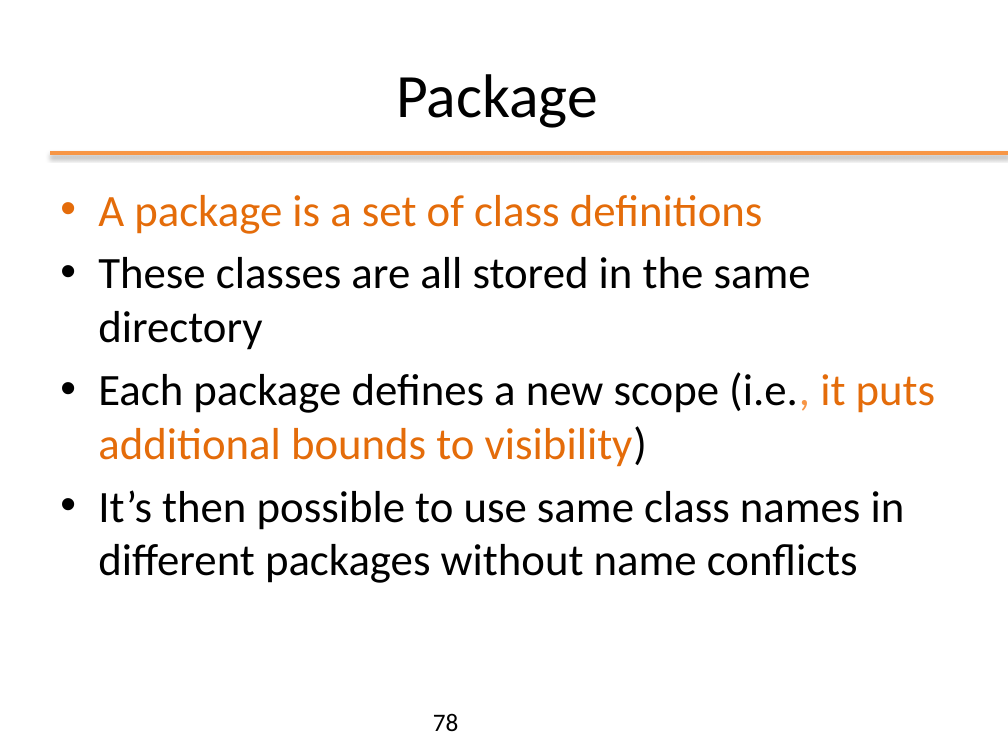
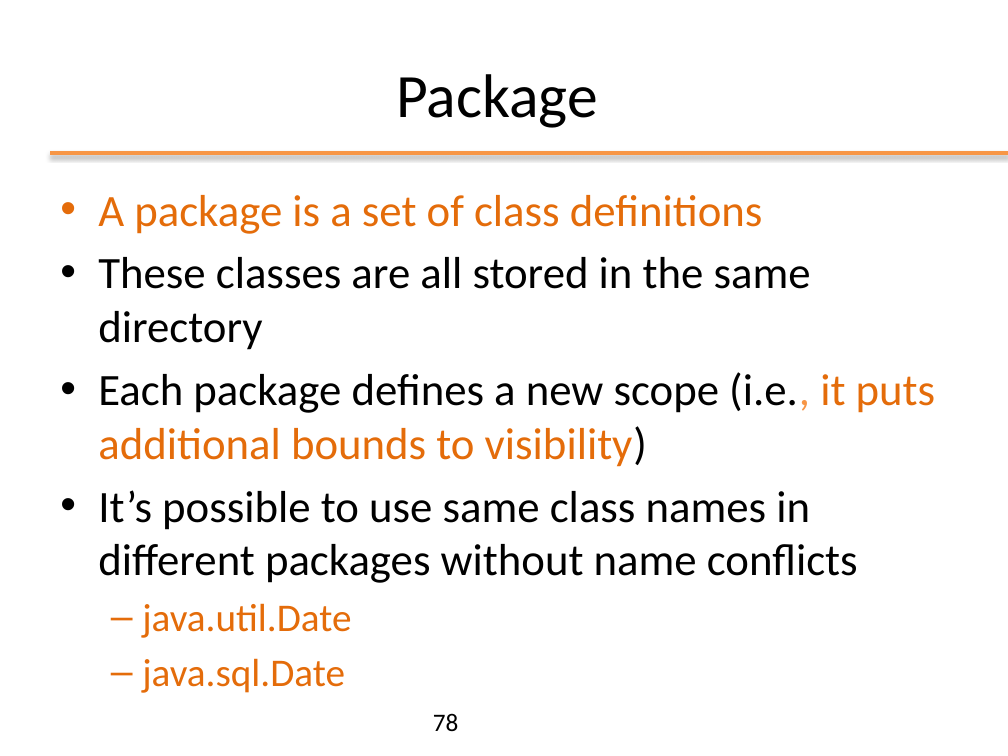
Before and after one commit to Andrea99-beep/ooprogramming, a slide deck: slide 78 of slides/ppt/02_OOP_Basics.pptx. Drawn at 1008x756 pixels with LibreOffice and Linux fonts; fonts in the diff are those of the drawing; background and template pictures are left out. Boxes give left, top, right and bottom in pixels: in the first picture for what was removed or moved away, otherwise in the second. Text is boxed around its words. In the diff, an @@ line names an element or a change of style, - is before the commit and + after.

```diff
--- a/slides/ppt/02_OOP_Basics.pptx
+++ b/slides/ppt/02_OOP_Basics.pptx
@@ text at bbox=[98, 490, 858, 693]: text changed @@
-• It’s then possible to use same class names in different packages without name conflicts
+• It’s possible to use same class names in different packages without name conflicts
+  – java.util.Date
+  – java.sql.Date
```
Also in this commit, not shown: 7 other slides changed, 1 slide added, 1 slide removed, 1 other file.
